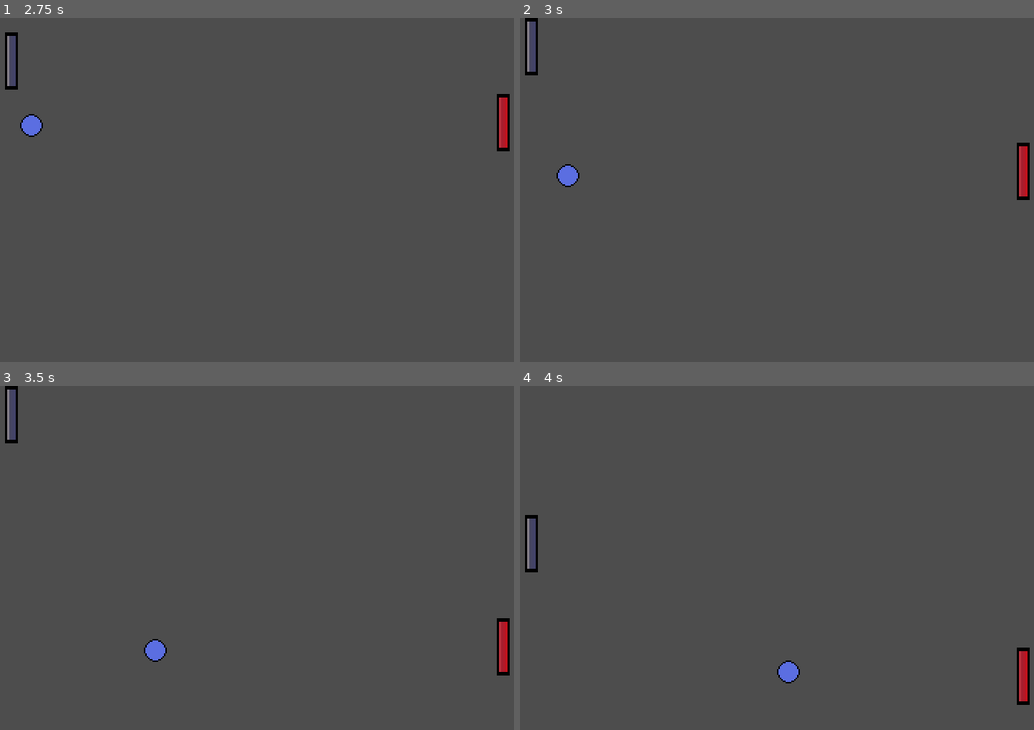
Above: before the commit, frames 1-4 (two rows, left to right).
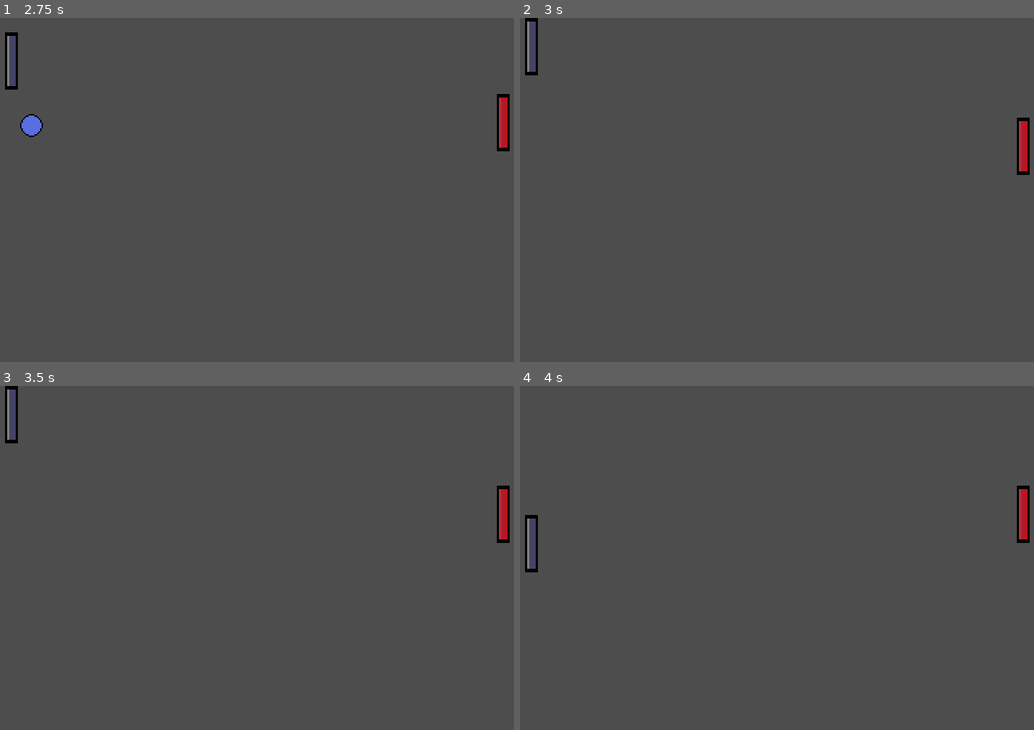
Above: after the commit, the same moments.

Repository: jesse-kroon/GodotPong
Game: Godot game, scene res://scenes/main.tscn
The game is run twice, just before and just after one commit, with the same random seed, the same clock (stepped at 60 frames per second) and the same inputs.
Inputs:
- Up to frame 1 (2.75 s): hold W (move_up) 0.53-1.28 s; hold S (move_down) 1.28-2.03 s; hold W (move_up) from 2.03 s (still down)
- Up to frame 2 (3 s): keep holding W (move_up)
- Up to frame 3 (3.5 s): keep holding W (move_up)
- Up to frame 4 (4 s): release W (move_up) at 3.53 s; hold S (move_down) from 3.53 s (still down)

Frame 1 is identical in both runs. In frame 2, 0.6% of the frame differs, in the area x 7-100%, y 28-53%; in frame 3, 1.1%, in the area x 27-100%, y 28-85%; in frame 4, 1.1%.

Commit message:
make ball able to leave screen

Diff:
--- a/scenes/ball.gd
+++ b/scenes/ball.gd
@@ -1,8 +1,9 @@
 extends CharacterBody2D
-
+var screen_size
 # Called when the node enters the scene tree for the first time.
 func _ready():
 	velocity = Vector2(300, 300)
+	screen_size = get_viewport_rect().size
 
 
 # Called every frame. 'delta' is the elapsed time since the previous frame.
@@ -12,3 +13,6 @@
 		velocity.y += 50
 		velocity.x += 50
 		velocity = velocity.bounce(collision_data.get_normal())
+
+	if global_position.x > screen_size.x || global_position.x < 0:
+		queue_free()
--- a/scenes/computer_paddle.gd
+++ b/scenes/computer_paddle.gd
@@ -8,6 +8,8 @@
 # Called every frame. 'delta' is the elapsed time since the previous frame.
 func _process(delta):
 	var ball = get_tree().get_first_node_in_group("ball") as CharacterBody2D
+	if ball == null:
+		return
 	var target_position = ball.global_position
 
 	global_position.y = global_position.lerp(target_position, 1.0 - exp(-delta * 350)).y
--- a/scenes/main.tscn
+++ b/scenes/main.tscn
@@ -16,20 +16,10 @@
 [node name="Ball" parent="." instance=ExtResource("3_vo6lh")]
 position = Vector2(336, 234)
 
-[node name="Wall" parent="." instance=ExtResource("4_b1jv1")]
+[node name="TopWall" parent="." instance=ExtResource("4_b1jv1")]
 position = Vector2(0, -40)
 scale = Vector2(3.32, 1)
 
-[node name="Wall2" parent="." instance=ExtResource("4_b1jv1")]
+[node name="BottomWall" parent="." instance=ExtResource("4_b1jv1")]
 position = Vector2(0, 480)
 scale = Vector2(3.32, 1)
-
-[node name="Wall3" parent="." instance=ExtResource("4_b1jv1")]
-position = Vector2(-40, 520)
-rotation = -1.57079
-scale = Vector2(2.60001, 1)
-
-[node name="Wall4" parent="." instance=ExtResource("4_b1jv1")]
-position = Vector2(720, 520)
-rotation = -1.57079
-scale = Vector2(2.60001, 1)
